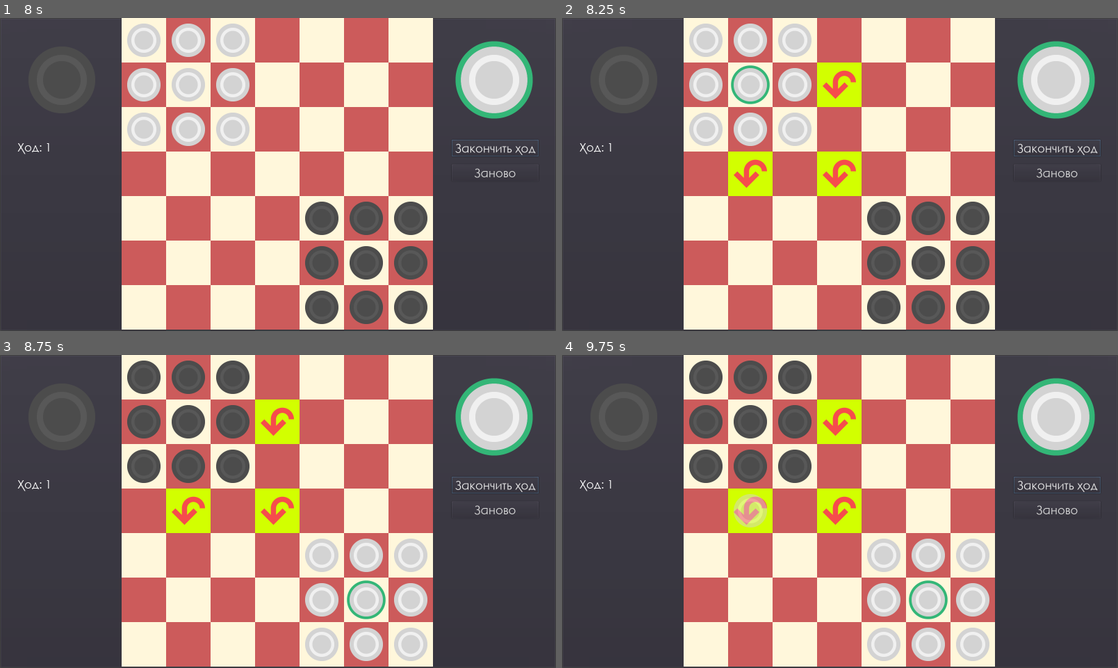
Above: before the commit, frames 1-4 (two rows, left to right).
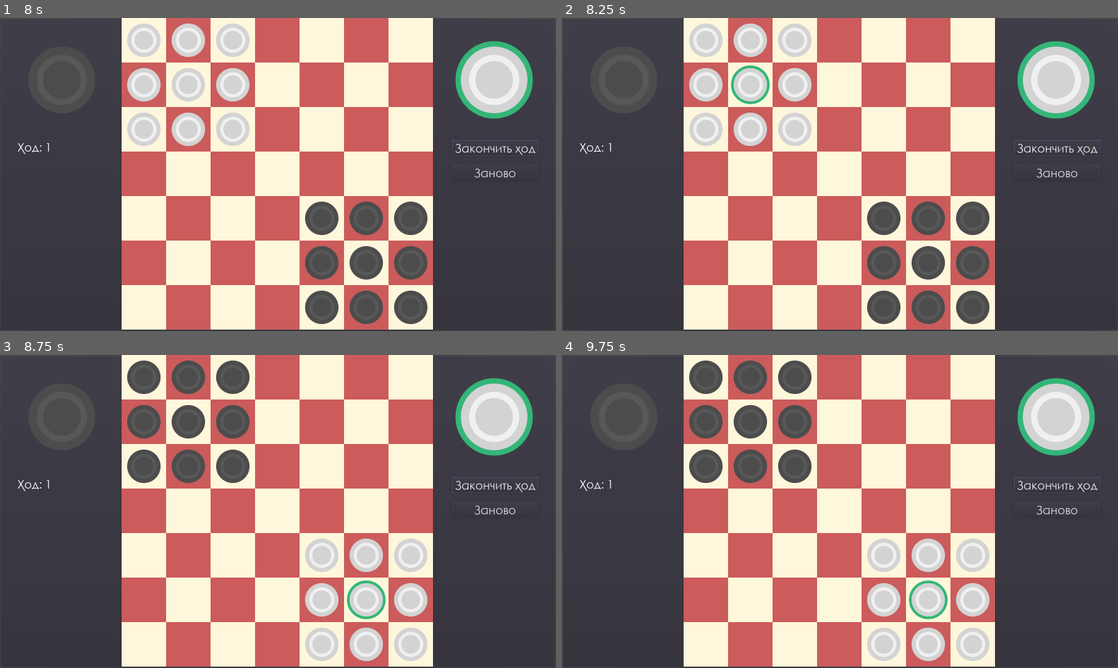
Above: after the commit, the same moments.

Repository: Shineglow/Junior_Chalange_Stage2
Game: Godot game, scene res://Default_Scene.tscn
Same seed, same stepped clock (60 frames per second), same inputs: the game is played once before the commit and once after it.
Inputs (mouse positions are in pixels of both pictures, inside the frame that each line leads up to):
- Up to frame 1 (8 s): click "Заново" at 0.5 s; click "Заново" at 1.25 s; click "Заново" at 2 s; click "Закончить ход" at 2.75 s; click "Закончить ход" at 3.5 s; click "Закончить ход" at 4.25 s; tap Enter at 5, 6.5 s; move the mouse to (250, 237) at 5.02 s; click (250, 237) at 5.17 s; tap Space at 5.27, 5.75, 6.02, 7.25, 7.52 s; move the mouse to (444, 221) at 5.77 s; click (444, 221) at 5.92 s; move the mouse to (111, 127) at 6.52 s; click (111, 127) at 6.67 s; move the mouse to (305, 174) at 7.27 s; click (305, 174) at 7.42 s
- Up to frame 2 (8.25 s): tap Enter at 8 s; move the mouse to (756, 96) at 8.02 s; click (756, 96) at 8.17 s
- Up to frame 3 (8.75 s): tap Space at 8.27 s
- Up to frame 4 (9.75 s): tap Space at 8.75, 9.02 s; move the mouse to (962, 495) at 8.77 s; click (962, 495) at 8.92 s; move the mouse to (728, 527) at 9.52 s; click (728, 527) at 9.67 s

Frame 1 is identical in both runs. In frame 2, 3.4% of the frame differs, in the area x 29-54%, y 14-57%; in frame 3, 3.4%; in frame 4, 3.4%.
Error before the commit: Invalid get index 'field' (on base: 'Nil'). (res://logic/move_checker.gd:23)
Error after the commit: Invalid get index 'field' (on base: 'Nil'). (res://logic/move_checker.gd:20)

Commit message:
Optimize _try_jump function

Diff:
--- a/game/logic/move_checker.gd
+++ b/game/logic/move_checker.gd
@@ -2,18 +2,15 @@
 
 class_name Path_finder, "res://logic/move_checker.gd"
 
-
 var _field
 var _field_size
 
-var _jump_cells = []
-var _move_cells = []
 var cell
 
 # я пришёл к решению хранить сопостовимые данны в двух массивах,
 # для простоты итерации и чтобы избежать большого количества тернарных блоков
-var _arround = [Vector2(-1, -1),Vector2(0, -1), Vector2(1, -1), Vector2(-1, 0),Vector2(1, 0),Vector2(-1, 1),Vector2(0, 1),Vector2(1, 1)]
-var _arrow_name = ["move_upleft","move_up","move_upright","move_left","move_right","move_downleft","move_down","move_downright","move_jump"]
+const _arround = [Vector2(-1, -1),Vector2(0, -1), Vector2(1, -1), Vector2(-1, 0),Vector2(1, 0),Vector2(-1, 1),Vector2(0, 1),Vector2(1, 1)]
+const _arrow_name = ["move_upleft","move_up","move_upright","move_left","move_right","move_downleft","move_down","move_downright","move_jump"]
 
 func set_new(field: Field):
 	_field = field
@@ -22,7 +19,8 @@
 func clear_old():
 	for i in _field.field:
 		for y in i:
-			(y as Cell).highlight(false)
+			y.highlight(false)
+			y.path_clear()
 
 func find_moves_from_checker(checker_pos: Vector2):
 	clear_old()
@@ -31,12 +29,13 @@
 		cell = null
 		return
 	cell = checker_pos
-	var _jump_cells = _try_jump(checker_pos, [])
-	var _move_cells = _get_empty_cells_arround(checker_pos)
+	var jump_cells = _try_jump(checker_pos, 0)
+	print(jump_cells)
+	var move_cells = _get_empty_cells_arround(checker_pos)
 
-	for i in _jump_cells:
+	for i in jump_cells:
 		(_field.field[i.y][i.x] as Cell).highlight(true)
-	for i in _move_cells:
+	for i in move_cells:
 		(_field.field[i.y][i.x] as Cell).highlight(true)
 
 func _get_empty_cells_arround(current: Vector2):
@@ -44,9 +43,7 @@
 
 	for i in 8:
 		var cell_pos = current + _arround[i]
-		var condition_a = cell_pos.x >= 0 and cell_pos.x < _field_size
-		var condition_b = cell_pos.y >= 0 and cell_pos.y < _field_size
-		if condition_a and condition_b:
+		if is_coordinates_is_valid(cell_pos):
 			var current_cell = (_field.field[cell_pos.y][cell_pos.x] as Cell)
 			if !current_cell.is_checker_contain:
 				current_cell.change_move_arrow(_arrow_name[i])
@@ -55,56 +52,34 @@
 	return result_array
 
 func _try_jump(current: Vector2, last_path):
+	var jump_cells = []
+	_field.field[current.y][current.x].is_jump_arround_checking = true
+
 	for i in 8:
-		# координаты ячейки рядом с центральной по радиусу 1
 		var cell_pos = current + _arround[i]
-		var condition_a = cell_pos.x >= 0 and cell_pos.x < _field_size
-		var condition_b = cell_pos.y >= 0 and cell_pos.y < _field_size
-		# если координаты в рамках поля
-		if condition_a and condition_b:
-			# переменная проверяемой ячейки
+
+		if is_coordinates_is_valid(cell_pos):
 			var current_cell = (_field.field[cell_pos.y][cell_pos.x] as Cell)
 			if current_cell.is_checker_contain:
-				var next_pos = current + _arround[i]*2
-				condition_a = next_pos.x >= 0 and next_pos.x < _field_size
-				condition_b = next_pos.y >= 0 and next_pos.y < _field_size
-				# если координаты клетки для прыжка в рамках поля
-				if condition_a and condition_b:
+				var next_pos = cell_pos + _arround[i]
+				if next_pos == _field.active_checker.position:
+					continue
 
+				if is_coordinates_is_valid(next_pos):
 					var next_cell = (_field.field[next_pos.y][next_pos.x] as Cell)
 					if !next_cell.is_checker_contain:
-						# если маршрут больше нуля
-						if last_path.size() > 0:
-							if last_path.find(next_pos) == -1:
-								next_cell.change_move_arrow(_arrow_name[8])
-								last_path.append(next_pos)
+						if next_cell.path_lenght == 0 or next_cell.path_lenght > last_path + 1:
+							next_cell.previews_cell_pos = current
+							next_cell.path_lenght = last_path + 1
 
-								# если маршрут к следующей ячейке уже есть
-								var path_size = next_cell.path.size()
-								if path_size > 0:
-									# и если этот маршрут длиннее текущего
-									if path_size > last_path.size():
-										# заменяем путь к клетке на текущий
-										next_cell.path = last_path
-								else:
-									next_cell.path = last_path
+						if !next_cell.is_jump_arround_checking:
+							next_cell.change_move_arrow(_arrow_name[8])
+							jump_cells.append(next_pos)
+							jump_cells.append_array(_try_jump(next_pos, last_path+1))
 
-								for y in _try_jump(next_pos, last_path):
-									if last_path.find(y) == -1:
-										last_path.append(y)
-						else:
-							last_path.append(next_pos)
-							next_cell.change_move_arrow(_arrow_name[8])
+	return jump_cells
 
-							var path_size = next_cell.path.size()
-							if path_size > 0:
-								if path_size > last_path.size():
-									next_cell.path = last_path
-							else:
-								next_cell.path = last_path
-
-							for y in _try_jump(next_pos, last_path):
-								if last_path.find(y) == -1:
-									last_path.append(y)
-
-	return last_path
+func is_coordinates_is_valid(cell_pos: Vector2):
+	var condition_a = cell_pos.x >= 0 and cell_pos.x < _field_size
+	var condition_b = cell_pos.y >= 0 and cell_pos.y < _field_size
+	return condition_a and condition_b
